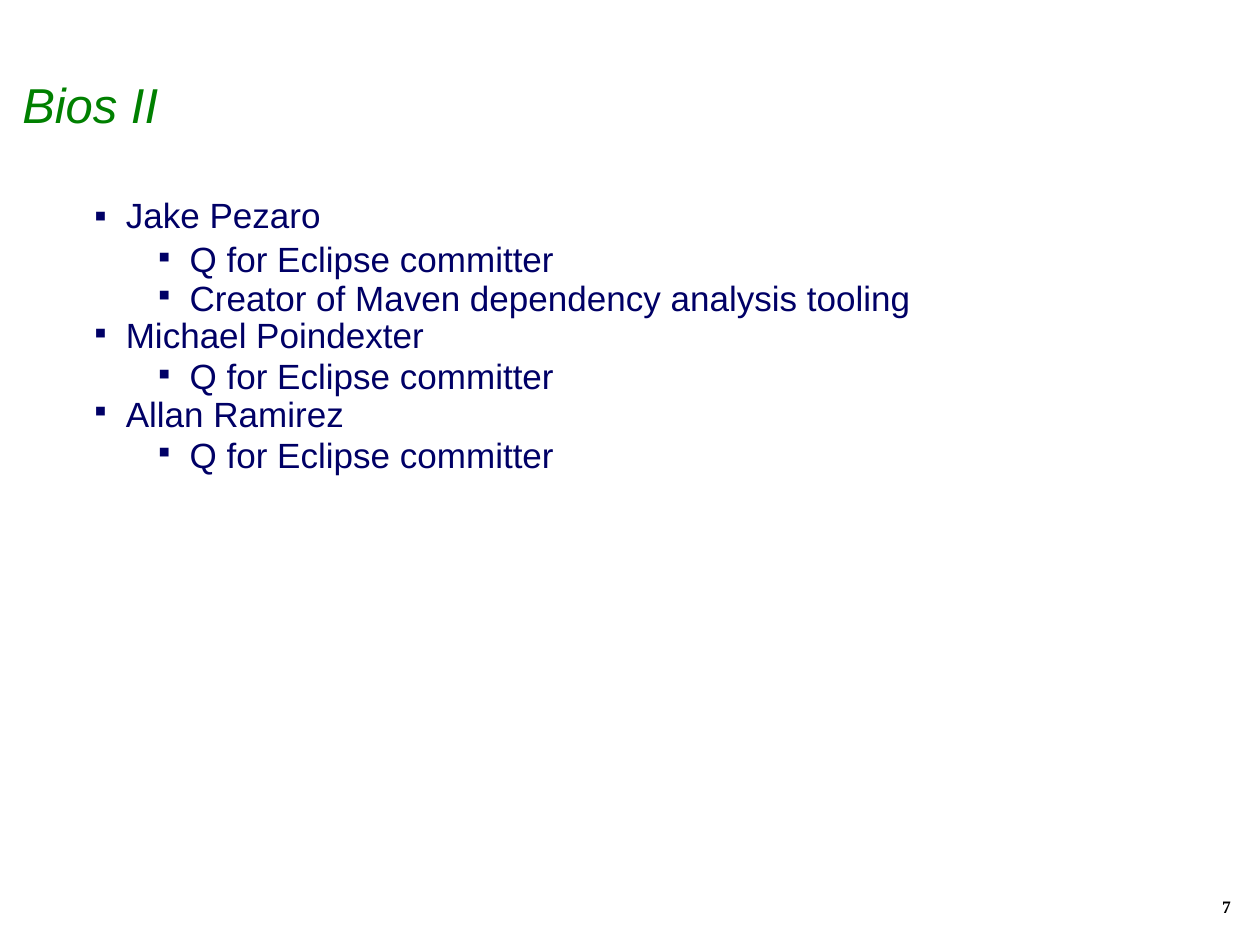
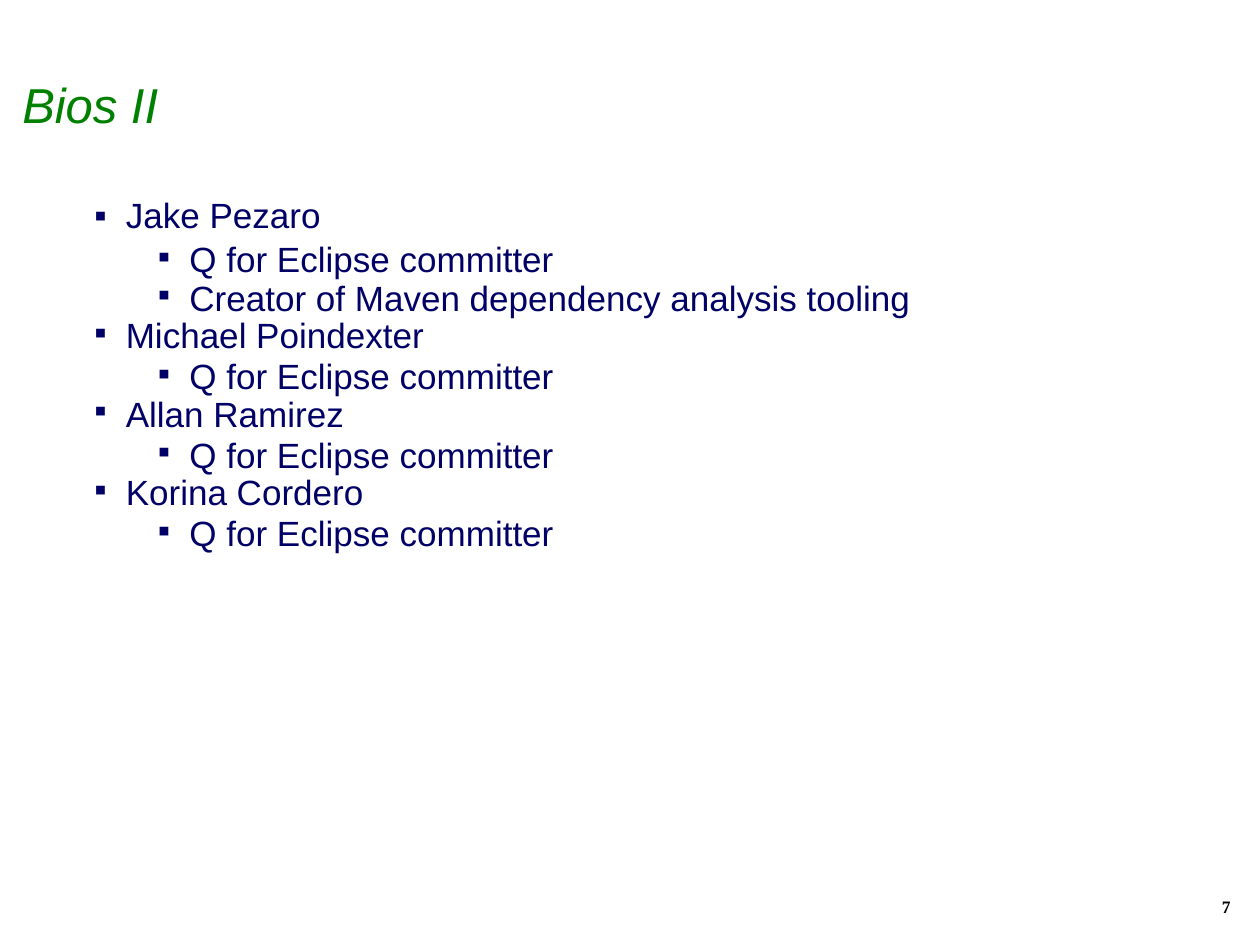
Before and after one commit to isabella232/q4e, a slide deck: slide 7 of docs/EclipseIAMCreationReview.ppt. Drawn at 1260x945 pixels with LibreOffice and Linux fonts; fonts in the diff are those of the drawing; background and template pictures are left out. Boxes give left, top, right and bottom in pixels: in the first picture for what was removed or moved away, otherwise in the second. Text is boxed around its words. In the diff, an @@ line names an element or a change of style, - is before the commit and + after.

Commit message:
Add Korina, fix Brett position

```diff
--- a/docs/EclipseIAMCreationReview.ppt
+++ b/docs/EclipseIAMCreationReview.ppt
@@ text at (x1=126, y1=479, x2=554, y2=553): paragraphs added @@
+▪ Korina Cordero
+  ▪ Q for Eclipse committer
```
Also in this commit, not shown: 5 other slides changed.
